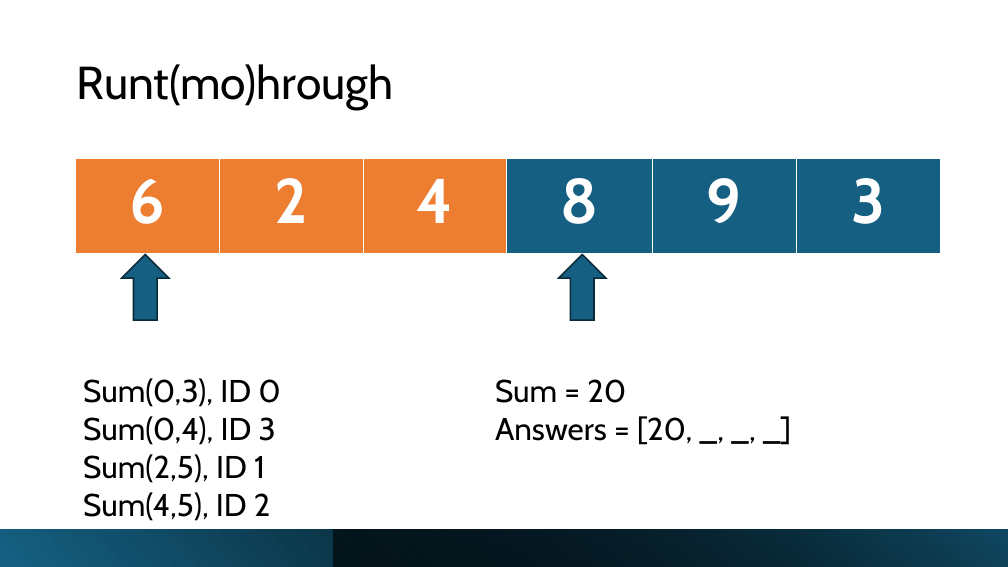
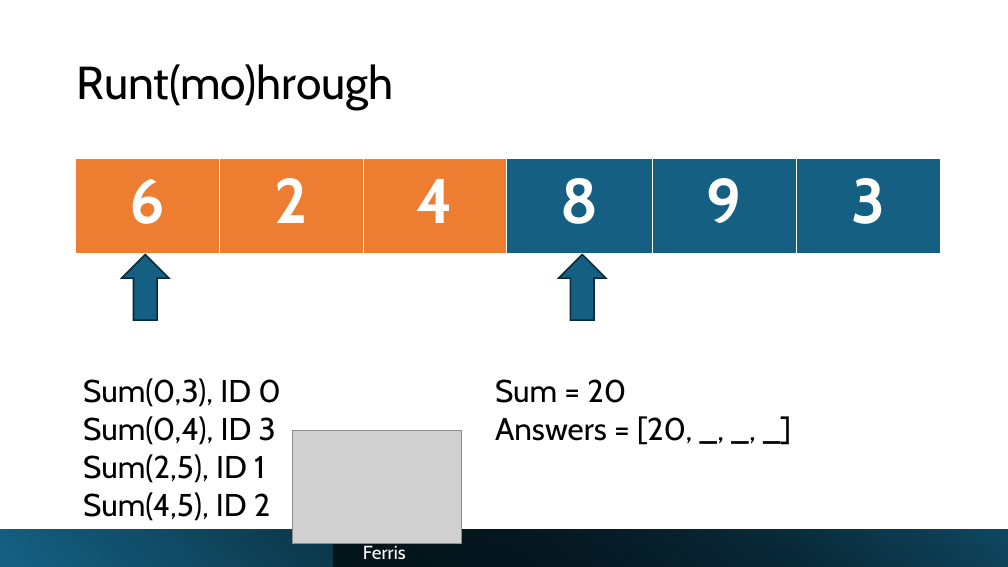
Before and after one commit to ItsGotToBeThere/mos_algorithm, a slide deck: slide 6 of Mos_Presentation.pptx. Drawn at 1008x567 pixels with LibreOffice and Linux fonts; fonts in the diff are those of the drawing; grey boxes stand for pictures. Boxes give left, top, right and bottom in pixels: in the first picture for what was removed or moved away, otherwise in the second. Text is boxed around its words. In the diff, an @@ line names an element or a change of style, - is before the commit and + after.

```diff
--- a/Mos_Presentation.pptx
+++ b/Mos_Presentation.pptx
@@ picture added at box(293, 431, 461, 544) @@
@@ text added at box(363, 543, 406, 559), 18 pt, text #FFFFFF @@
+Ferris
```
Also in this commit, not shown: 7 other slides changed, 1 other file.
